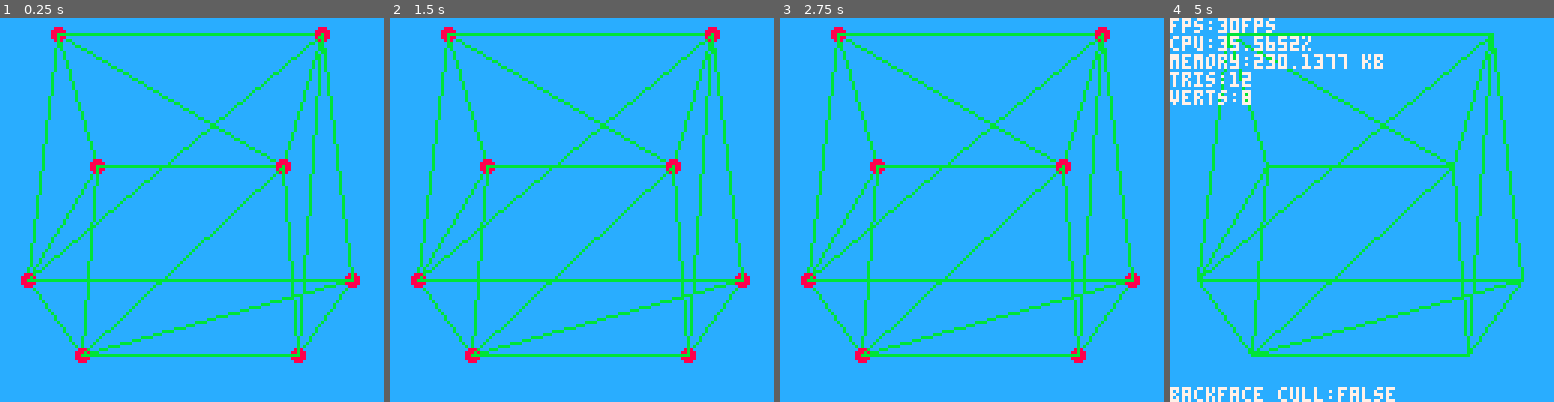
Above: before the commit, frames 1-4 (left to right).
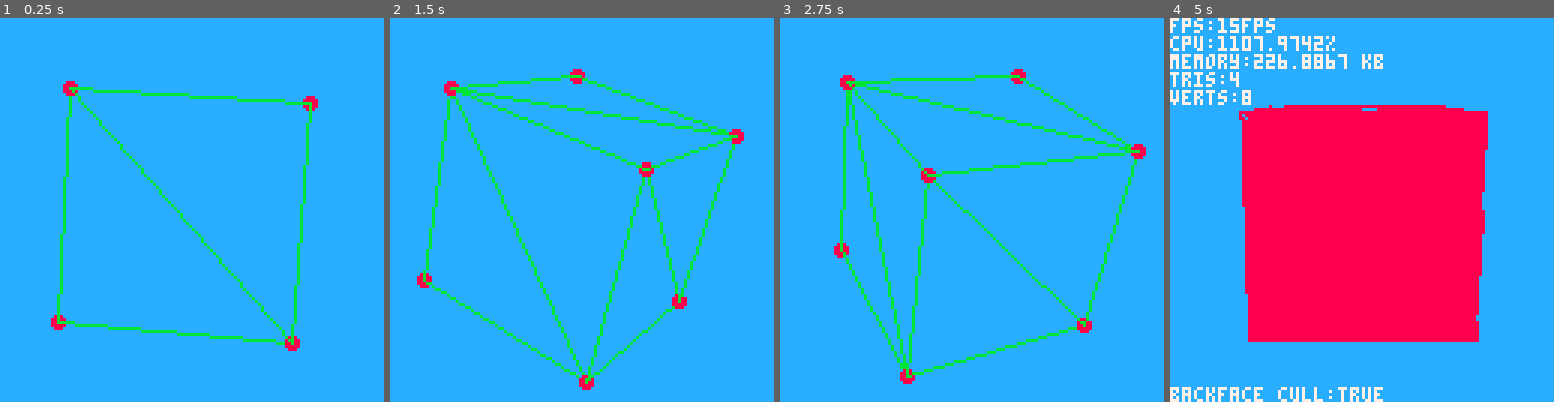
Above: after the commit, the same moments.

Repository: Woj-Rak/PICO-8-RENDERER
Game: PICO-8 cartridge renderer.p8
Same seed, same stepped clock (60 frames per second), same inputs: the game is played once before the commit and once after it.
Inputs:
- Up to frame 1 (0.25 s): no input
- Up to frame 2 (1.5 s): tap X (X key) at 0.33, 1.07 s; tap O (Z key) at 0.7 s
- Up to frame 3 (2.75 s): hold Right 1.6-2.1 s; tap O (Z key) at 1.7, 2.1, 2.5 s; tap X (X key) at 1.85 s; hold Up 2.15-2.42 s; hold Right from 2.47 s (still down)
- Up to frame 4 (5 s): tap O (Z key) every 0.4 s from 2.9 to 4.9 s; tap X (X key) at 2.97, 4.08 s; release Right at 3.03 s; hold Left 3.08-3.58 s; hold Right 4.02-4.68 s; hold Up from 4.73 s (still down)

The runs differ from the first frame. In frame 1, 10% of the frame differs, in the area x 5-94%, y 2-90%; in frame 2, 12%; in frame 3, 12%; in frame 4, 43%, in the area x 7-93%, y 0-100%.

Commit message:
matrix stuff mostly works if we ignore the quirk with the camera position initialization

Diff:
--- a/draw.lua
+++ b/draw.lua
@@ -1,5 +1,5 @@
 z_buffer = {}
-backface_culling = false
+backface_culling = true
 
 -- drawing modes
 -- 1 = vertices + wireframe
@@ -56,13 +56,13 @@
     interpolated_reciprocal_w = 1 - interpolated_reciprocal_w
 
     -- take the z buffer into consideration when drawing the pixel
-    if (interpolated_reciprocal_w < z_buffer[x][y]) then
+    --if (interpolated_reciprocal_w < z_buffer[x][y]) then
         -- draw the pixel
         pset(x, y, c)
 
         -- update the z_buffer for the updated pixel
-        z_buffer[x][y] = interpolated_reciprocal_w
-    end
+        --z_buffer[x][y] = interpolated_reciprocal_w
+    --end
 end
 
 function draw_triangle_filled(x0, y0, z0, w0, x1, y1, z1, w1, x2, y2, z2, w2, c)
--- a/renderer.p8
+++ b/renderer.p8
@@ -21,6 +21,7 @@
 -- look into filled triangle performance (it's extremely bad right now with the cube mesh)
     -- + try scan line with rectfill?
     -- + remove the zbuffer stuff :(
+-- optimize the useage of matrices for better performance
 -- texture loading
 
 debug = false
@@ -31,9 +32,7 @@
     clear_z_buffer()
 
     cam = camera()
-    -- TODO: this shouldn't have to be the case
-    -- having a 1 in the .z is vital to having anything shop up on the screen
-    cam.position = vec(0, 0, 1)
+    cam.position = vec(0, 0, -1)
 
     -- projection matrix
     fov = 120
@@ -80,18 +79,12 @@
     for m=1, #meshes do
         cur_mesh = meshes[m]
 
-        --cur_mesh.rotation.x += 0.01
-        --cur_mesh.rotation.y += 0.1
-        --cur_mesh.rotation.z += 0.5
+        cur_mesh.rotation.x += 0.01
+        cur_mesh.rotation.y += 0.01
+        cur_mesh.rotation.z += 0.01
 
         -- initial offset for the camera
-        cur_mesh.translation.x += 0.01
-        cur_mesh.translation.y += 0.01
-        cur_mesh.translation.z += 0.01
-
-        --cam.position.x += 1
-        --cam.position.y += 1
-        --cam.position.z += 1
+        cur_mesh.translation.z = 5
 
         -- view matrix
         local target = cam_lookat_target(cam)
@@ -122,10 +115,10 @@
 
                 -- world matrix
                 world_matrix = mat_identity()
-                --world_matrix = mat4_mul_mat4(scale_matrix, world_matrix)
+                world_matrix = mat4_mul_mat4(scale_matrix, world_matrix)
                 world_matrix = mat4_mul_mat4(rot_matrix_x, world_matrix)
-                --world_matrix = mat4_mul_mat4(rot_matrix_y, world_matrix)
-                --world_matrix = mat4_mul_mat4(rot_matrix_z, world_matrix)
+                world_matrix = mat4_mul_mat4(rot_matrix_y, world_matrix)
+                world_matrix = mat4_mul_mat4(rot_matrix_z, world_matrix)
                 world_matrix = mat4_mul_mat4(translation_matrix, world_matrix)
 
                 -- multiple world matrix by the original vector
@@ -133,9 +126,6 @@
 
                 -- transform to camera space
                 transformed_vertex = mat4_mul_vec(view_matrix, transformed_vertex)
-
-                -- TODO: shouldn't need this
-                transformed_vertex.z -= 5
 
                 add(transformed_vertices, transformed_vertex)
             end
--- a/vectors.lua
+++ b/vectors.lua
@@ -1,6 +1,6 @@
 -- every vector will be a vec4
 function vec(x, y, z, w)
-    return {x=x or 0, y=y or 0, z=z or 0, w=w or 0}
+    return {x=x or 0, y=y or 0, z=z or 0, w=w or 1}
 end
 
 function vec_copy(v)
